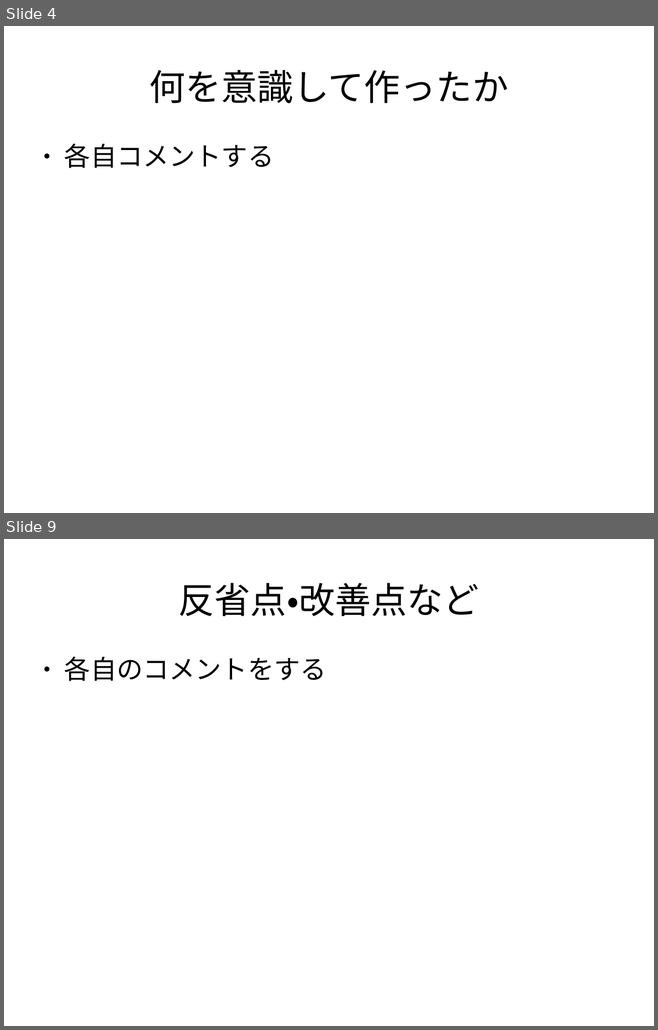
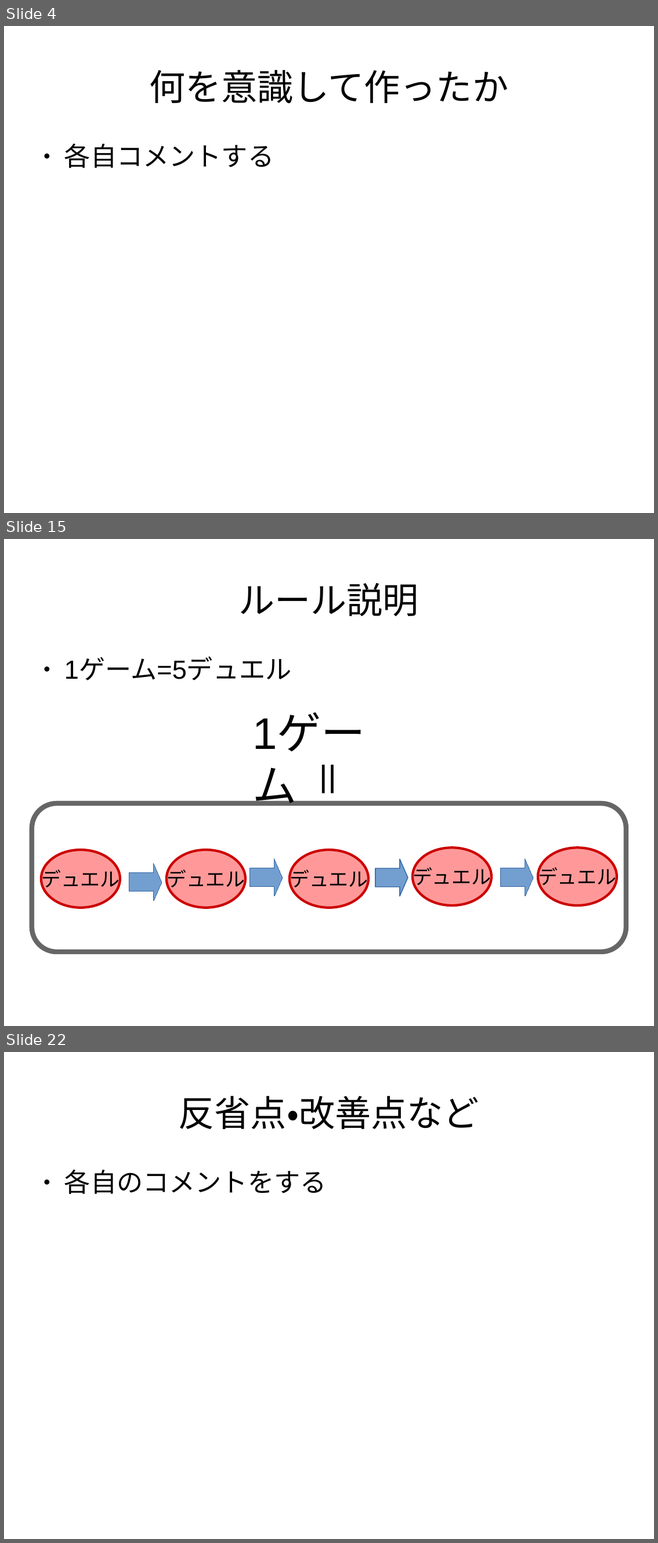
Before and after one commit to Hideya09/Casino, a slide deck: プレゼン資料/ゲーム制作発表.odp. Shown one above the other, each under a label of ours: slides 4 and 9 before the commit, slides 4, 15 and 22 after it; the slides between them are not shown. The pictures are 658x1030 and 658x1543 pixels, drawn with LibreOffice and Linux fonts; fonts in the diff are those of the drawing. Boxes give left, top, right and bottom in pixels: in the first picture for what was removed or moved away, otherwise in the second. Text is boxed around its words. In the diff, an @@ line names an element or a change of style, - is before the commit and + after.

```diff
--- a/プレゼン資料/ゲーム制作発表.odp
+++ b/プレゼン資料/ゲーム制作発表.odp
@@ slide 15 added at [4, 539, 654, 1026], background #FFFFFF @@
@@ title added at [239, 583, 419, 616], 44 pt, text #000000 @@
+ルール説明
@@ text added at [64, 658, 292, 681], 32 pt, text #000000 @@
+● 1ゲーム=5デュエル
@@ text added at [64, 658, 292, 681], 54 pt, text #000000 @@
+1ゲーム
@@ text added at [286, 754, 355, 799], 48 pt, text #000000 @@
+＝
@@ rounded rectangle added at [32, 803, 626, 952], outline #666666 6.01 pt @@
@@ ellipse added at [41, 850, 120, 908], fill #FF9999, outline #CC0000 3 pt, 24 pt, text #000000 @@
+デュエル
@@ ellipse added at [167, 850, 246, 908], fill #FF9999, outline #CC0000 3 pt, 24 pt, text #000000 @@
+デュエル
@@ ellipse added at [289, 850, 368, 908], fill #FF9999, outline #CC0000 3 pt, 24 pt, text #000000 @@
+デュエル
@@ ellipse added at [412, 848, 492, 906], fill #FF9999, outline #CC0000 3 pt, 24 pt, text #000000 @@
+デュエル
@@ ellipse added at [538, 848, 617, 906], fill #FF9999, outline #CC0000 3 pt, 24 pt, text #000000 @@
+デュエル
@@ right arrow added at [129, 864, 162, 901], fill #729FCF, outline #3465A4 0 pt @@
@@ right arrow added at [250, 859, 282, 896], fill #729FCF, outline #3465A4 0 pt @@
@@ right arrow added at [375, 859, 408, 896], fill #729FCF, outline #3465A4 0.99 pt @@
@@ right arrow added at [501, 859, 534, 896], fill #729FCF, outline #3465A4 0 pt @@
@@ what was slide 9 is now slide 22 @@
```
Also in this commit, not shown: 5 slides changed, 14 other slides added, 2 slides removed.
